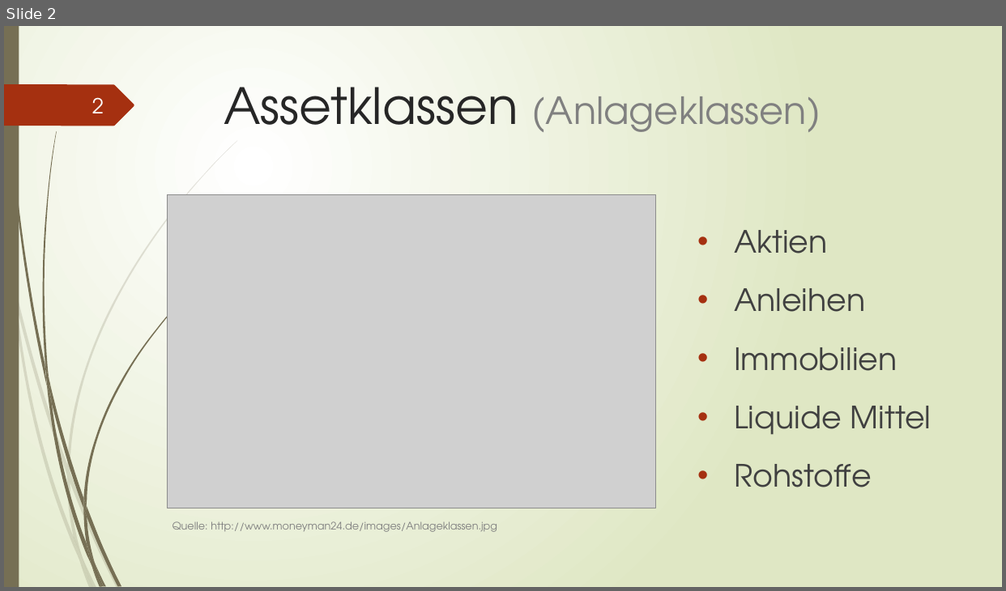
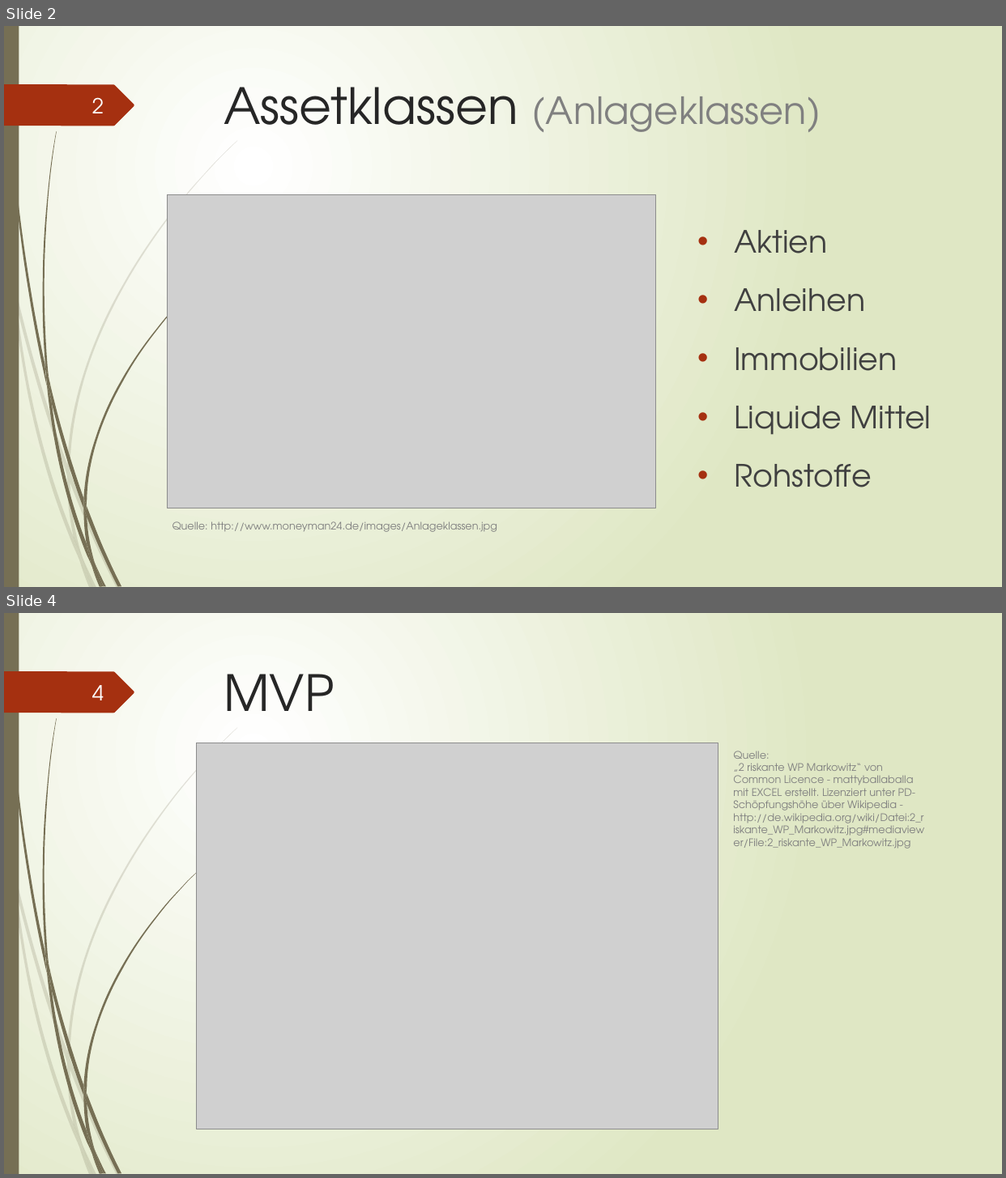
Before and after one commit to mathck/FINUE3, a slide deck: Files/Unsere Folien.pptx. Shown one above the other, each under a label of ours: slide 2 before the commit, slides 2 and 4 after it; the slides between them are not shown. The pictures are 1006x591 and 1006x1178 pixels, drawn with LibreOffice and Linux fonts; fonts in the diff are those of the drawing; grey boxes stand for pictures. Boxes give left, top, right and bottom in pixels: in the first picture for what was removed or moved away, otherwise in the second. Text is boxed around its words. In the diff, an @@ line names an element or a change of style, - is before the commit and + after.

```diff
--- a/Files/Unsere Folien.pptx
+++ b/Files/Unsere Folien.pptx
@@ slide 4 added at [4, 613, 1002, 1174], background gradient #FFFFFF to #DFE8C4; not listed: 24 template elements that a slide beside it also shows @@
@@ page number added at [92, 685, 104, 700], 20 pt, text #FEFFFF @@
+4
@@ title added at [224, 674, 334, 711], 48 pt, text #262626 @@
+MVP
@@ picture added at [197, 743, 718, 1130] @@
@@ text added at [733, 751, 924, 849], 10 pt, text #808080 @@
+Quelle:
+„2 riskante WP Markowitz“ von Common Licence - mattyballaballa mit EXCEL erstellt. Lizenziert unter PD-Schöpfungshöhe über Wikipedia - http://de.wikipedia.org/wiki/Datei:2_riskante_WP_Markowitz.jpg#mediaviewer/File:2_riskante_WP_Markowitz.jpg
```
Also in this commit, not shown: 2 other slides added, 2 other files.
